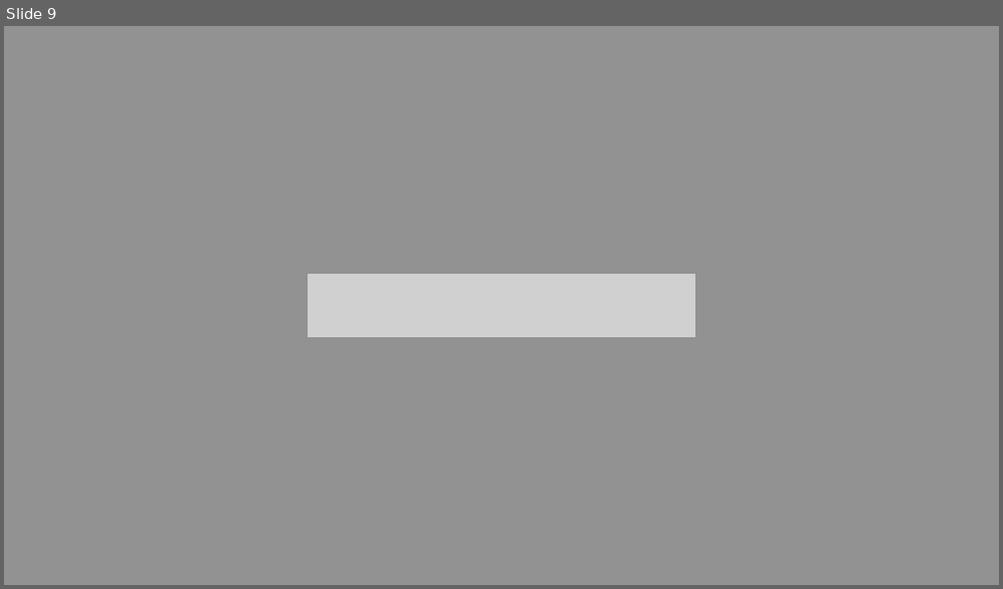
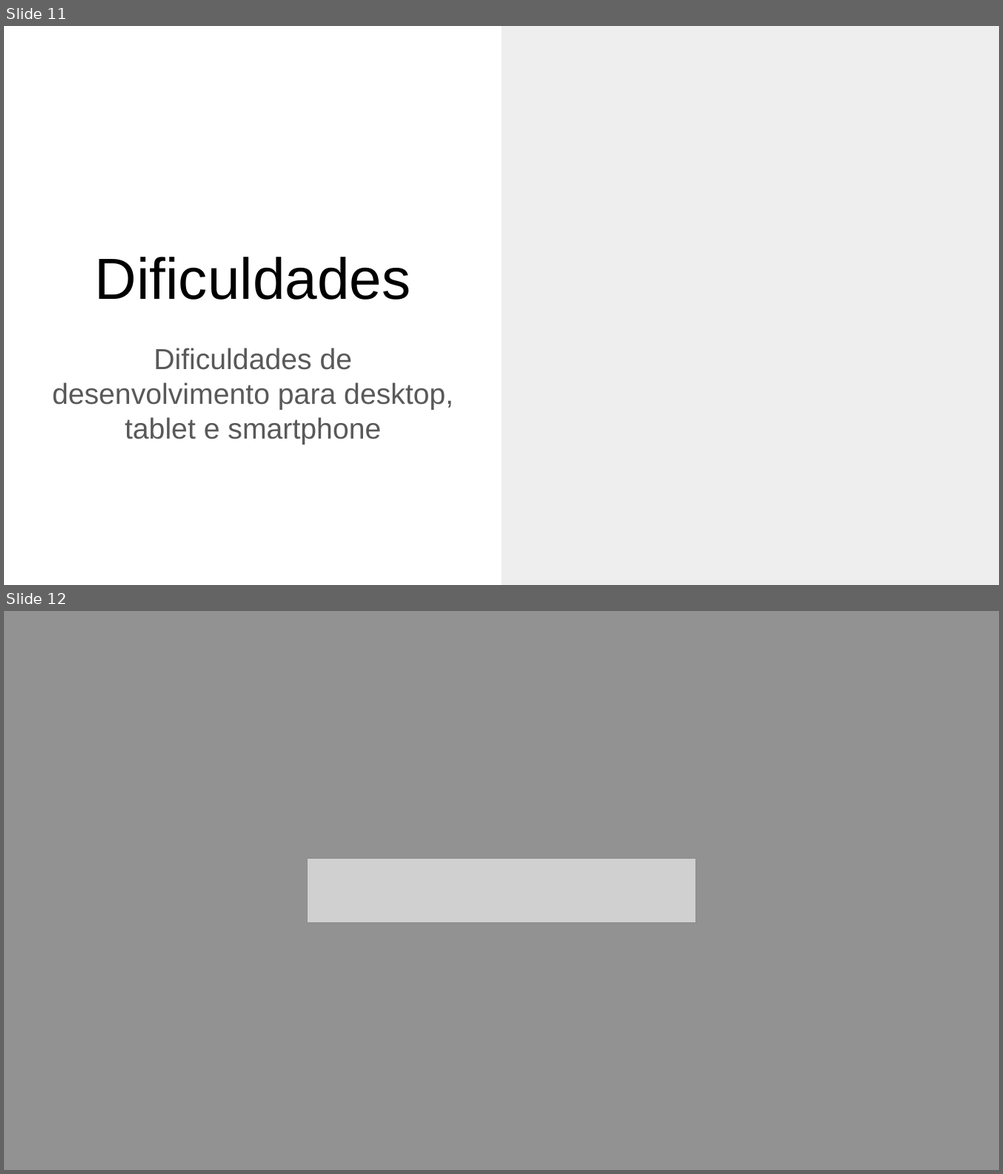
Before and after one commit to ma2ke3/encontroRemoto2_SA1_unidade9, a slide deck: Powerpoint Apresentação Encontro Remoto 2 SA 1 Unidade 9.pptx. Shown one above the other, each under a label of ours: slide 9 before the commit, slides 11 and 12 after it. The pictures are 1003x589 and 1003x1174 pixels, drawn with LibreOffice and Linux fonts; fonts in the diff are those of the drawing; grey boxes stand for pictures. Boxes give left, top, right and bottom in pixels: in the first picture for what was removed or moved away, otherwise in the second. Text is boxed around its words. In the diff, an @@ line names an element or a change of style, - is before the commit and + after.

```diff
--- a/Powerpoint Apresentação Encontro Remoto 2 SA 1 Unidade 9.pptx
+++ b/Powerpoint Apresentação Encontro Remoto 2 SA 1 Unidade 9.pptx
@@ slide 11 added at (4, 26, 999, 585), background #FFFFFF @@
@@ rectangle added at (501, 26, 999, 585), fill #EEEEEE @@
@@ title added at (95, 257, 411, 300), 42 pt, text #000000 @@
+Dificuldades
@@ subtitle added at (52, 348, 453, 445), 21 pt, text #595959 @@
+Dificuldades de desenvolvimento para desktop, tablet e smartphone
@@ what was slide 9 is now slide 12 @@
```
Also in this commit, not shown: 2 other slides added, 1 other file.
